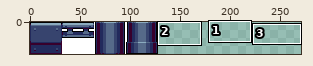
Sprite sheet -- project/Industrial.png. The first picture is a wide view before the edit; the outline marks the close-up.
Close-up. As it was:
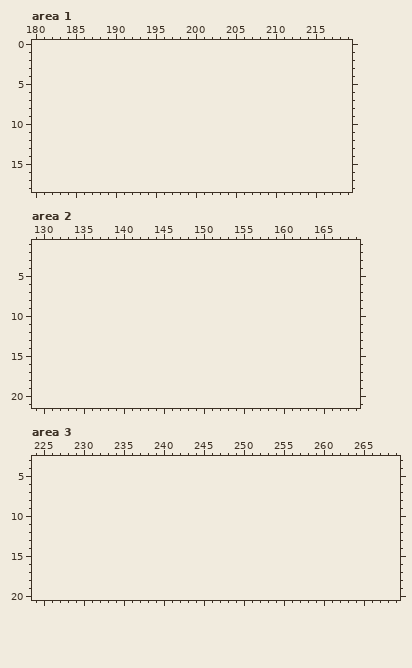
The file is 128x32 pixels. Shown: area 1: x 180..219, y 0..18; area 2: x 129..169, y 1..21; area 3: x 224..269, y 3..20. The old version is drawn lined up with the new one, on the new canvas. The wide view leaves out empty margins.
Now the later version:
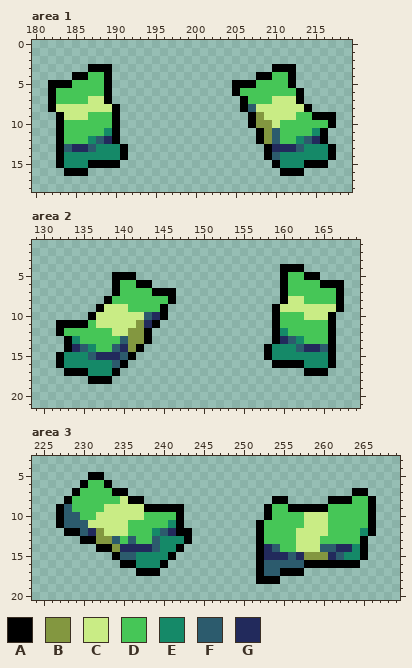
Palette (. is transparent): A #000000  B #839740  C #c9ec85  D #46c657  E #158968  F #2c5b6d  G #222a5c
The edit:
canvas 128x32 -> 272x32
Changed rows in their new state; - is an unchanged pixel.
Area 1:
first column x 182:
 3 -----AAA--------------------AAA-----
 4 ---AADDA------------------AADDA-----
 5 AAADDDDA---------------AAADDDDA-----
 6 ADDDDDDA---------------ADDDDDDDA----
 7 ADDDDCCA----------------ADDDCCCA----
 8 ACCCCCCCA---------------AFCCCCCCA---
 9 -ACCCDDDA----------------ABCCCCDDAAA
10 -ADDDDDDA----------------ABBCDDDDDDA
11 -ADDDDDEA-----------------ABFDDDDEA-
12 -ADDDEFGA-----------------ABFDDEFGA-
13 -AFGGFEEEA-----------------AGGGFEEEA
14 -AEEEEEEEA-----------------AFEEEEEEA
15 -AEEEAAAA-------------------AEEEAAA-
16 --AAA------------------------AAA----
Area 2:
first column x 132:
 4 ----------------------------AAA-----
 5 -------AAA------------------ADDAA---
 6 -------ADDAA----------------ADDDDAAA
 7 -------ADDDDAAA-------------ADDDDDDA
 8 ------ADDDDDDDA-------------ACCDDDDA
 9 -----ACCCDDDDA-------------ACCCCCCCA
10 ----ACCCCCCFGA-------------ADDDCCCA-
11 AAAADCCCCCBGA--------------ADDDDDDA-
12 ADDDDDDCCBBA---------------AEDDDDDA-
13 -AEDDDDDFBBA---------------AGFEDDDA-
14 -AGFEDDFGBA---------------AEEEFGGFA-
15 AEEEFGGGFA----------------AEEEEEEEA-
16 AEEEEEEFA------------------AAAAEEEA-
17 -AAAEEEA-----------------------AAA--
18 ----AAA-----------------------------
Area 3:
first column x 227:
 5 ----AA----------------------------------
 6 ---ADDA---------------------------------
 7 --ADDDDAA----------------------------AA-
 8 -ADDDDDDCAA----------------AA-----AAADDA
 9 AFDDDDCCCCCAAAAA----------ADDAAAAADDDDDA
10 AFFDDCCCCCCDDDDA----------ADDDDCCCDDDDDA
11 AFFFCCCCCDDDDDEA---------ADDDDDCCCDDDDDA
12 -AAFGBCCCDDDEFGAA--------ADDDDCCCCDDDDEA
13 ---AABBFDFDDFEEEA--------ADDDDCCCDDDDDA-
14 -----AABGGGGFEEA---------AGFDDCCCFFGGEA-
15 -------AFFEEEEA----------AGGGFGBBBGFEEA-
16 --------AAEEEA-----------AFFFFFAAAAAAA--
17 ----------AAA------------AFFAAA---------
18 -------------------------AAA------------
Pixel boxes of the changes (left, top, right, bottom) in both close-ups:
added: (48, 64, 128, 176)
added: (232, 64, 336, 176)
added: (264, 264, 344, 376)
added: (56, 272, 176, 384)
added: (56, 472, 192, 576)
added: (256, 488, 376, 584)
